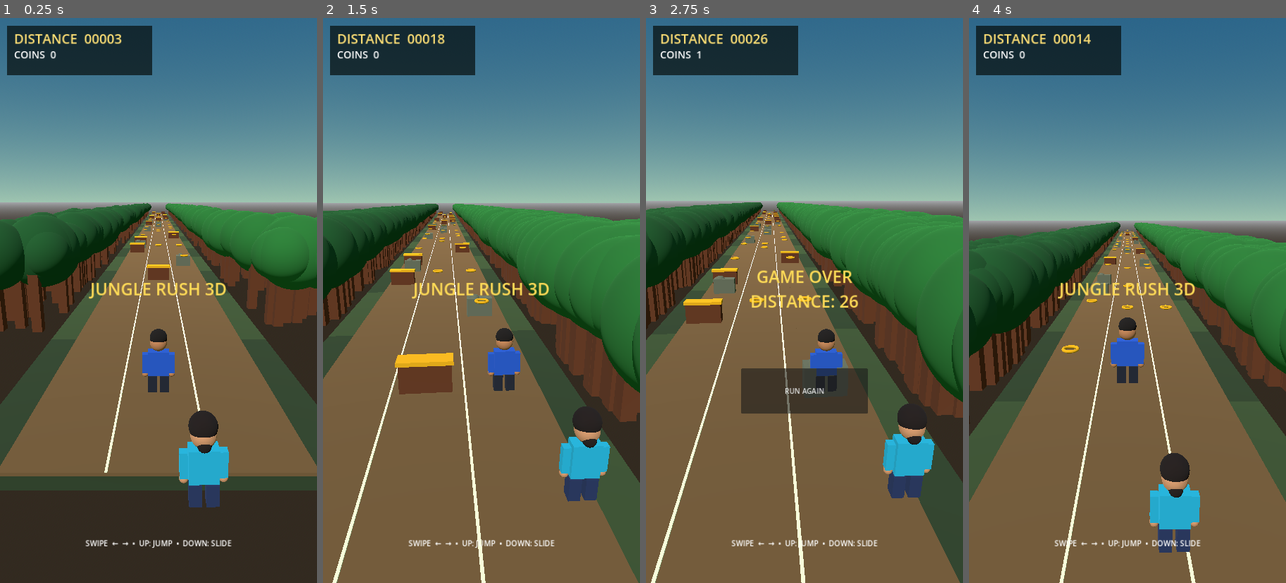
Above: before the commit, frames 1-4 (left to right).
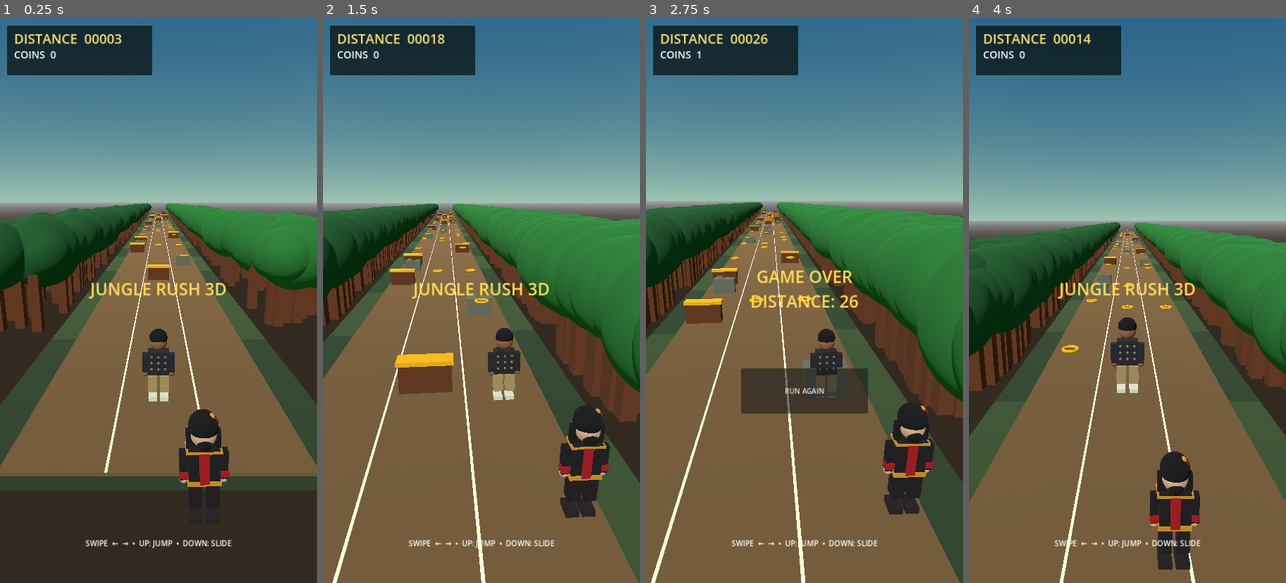
Above: after the commit, the same moments.

Repository: mannasubhadeep81-glitch/studious-octo-fishstick
Game: Godot game, scene res://main.tscn
Two runs of this game, one before a commit and one after it. Both use one fixed random seed, a clock stepped at 60 frames per second and the inputs below.
Inputs (mouse positions are in pixels of both pictures, inside the frame that each line leads up to):
- Up to frame 1 (0.25 s): no input
- Up to frame 2 (1.5 s): tap Enter at 0.5 s; move the mouse to (551, 272) at 0.52 s; hold Right 0.53-1.28 s; click (551, 272) at 0.67 s; tap Space at 0.77 s; move the mouse to (418, 328) at 1.27 s; hold Down from 1.28 s (still down)
- Up to frame 3 (2.75 s): tap Space at 1.52 s; move the mouse to (836, 176) at 2.02 s; release Down at 2.03 s; hold Right from 2.03 s (still down)
- Up to frame 4 (4 s): release Right at 2.75 s; click "RUN AGAIN" at 2.75 s; move the mouse to (1111, 413) at 3.52 s; hold Up from 3.53 s (still down); click (1111, 413) at 3.67 s; tap Space at 3.77 s

The runs differ from the first frame. In frame 1, 2.4% of the frame differs, in the area x 44-73%, y 55-87%; in frame 2, 2.7%; in frame 3, 2.5%; in frame 4, 2.8%, in the area x 44-74%, y 53-98%.

Commit message:
Match 3D runner characters to saved boy and warrior girl sheets

Diff:
--- a/jungle-rush-3d/scripts/main.gd
+++ b/jungle-rush-3d/scripts/main.gd
@@ -85,44 +85,63 @@
 	return node
 
 func _build_player() -> void:
-	# Procedural stylized 3D male runner; separate body parts allow a lightweight run animation.
+	# 3D stylized interpretation of the user's male reference: dark patterned shirt, tan cargo trousers, dark wavy hair and light sneakers.
 	player = Node3D.new()
 	player.name = "BoyRunner3D"
 	add_child(player)
-	var shirt := _mat(Color(0.12, 0.32, 0.78))
-	var pants := _mat(Color(0.10, 0.12, 0.18))
-	var skin := _mat(Color(0.72, 0.47, 0.31))
-	var hair := _mat(Color(0.08, 0.055, 0.035))
-	_box(player, Vector3(0.58, 0.70, 0.30), Vector3(0, 1.18, 0), shirt)
-	_sphere(player, 0.235, Vector3(0, 1.77, 0), skin)
-	_sphere(player, 0.24, Vector3(0, 1.91, -0.015), hair)
-	_box(player, Vector3(0.25, 0.48, 0.27), Vector3(-0.17, 0.57, 0), pants)
-	_box(player, Vector3(0.25, 0.48, 0.27), Vector3(0.17, 0.57, 0), pants)
-	_box(player, Vector3(0.16, 0.56, 0.17), Vector3(-0.37, 1.16, 0), shirt)
-	_box(player, Vector3(0.16, 0.56, 0.17), Vector3(0.37, 1.16, 0), shirt)
-	_sphere(player, 0.09, Vector3(-0.37, 0.84, 0), skin)
-	_sphere(player, 0.09, Vector3(0.37, 0.84, 0), skin)
+	var shirt := _mat(Color(0.12, 0.12, 0.14))
+	var pants := _mat(Color(0.64, 0.53, 0.36))
+	var skin := _mat(Color(0.55, 0.34, 0.23))
+	var hair := _mat(Color(0.035, 0.025, 0.02))
+	var shoe := _mat(Color(0.83, 0.82, 0.76))
+	var pattern := _mat(Color(0.46, 0.43, 0.37))
+	_box(player, Vector3(0.58, 0.68, 0.31), Vector3(0, 1.20, 0), shirt)
+	# Small light pattern accents on the shirt to echo the reference fabric.
+	for y in [1.40, 1.22, 1.04]:
+		for x in [-0.19, 0.0, 0.19]:
+			_sphere(player, 0.035, Vector3(x, y, 0.166), pattern)
+	_sphere(player, 0.235, Vector3(0, 1.79, 0), skin)
+	_sphere(player, 0.245, Vector3(0, 1.91, -0.015), hair)
+	_sphere(player, 0.10, Vector3(-0.15, 1.98, 0.06), hair)
+	_sphere(player, 0.10, Vector3(0.13, 1.98, 0.06), hair)
+	for side in [-1, 1]:
+		_box(player, Vector3(0.25, 0.49, 0.28), Vector3(0.17 * side, 0.57, 0), pants)
+		_box(player, Vector3(0.27, 0.13, 0.29), Vector3(0.17 * side, 0.47, 0), pants)
+		_box(player, Vector3(0.16, 0.54, 0.17), Vector3(0.37 * side, 1.17, 0), shirt)
+		_sphere(player, 0.09, Vector3(0.37 * side, 0.86, 0), skin)
+		_box(player, Vector3(0.24, 0.12, 0.36), Vector3(0.17 * side, 0.10, -0.04), shoe)
 	player.position = Vector3(0, 0, 0)
 
 func _build_follower() -> void:
-	# Procedural stylized 3D girl runner following the lead character.
+	# 3D stylized interpretation of the female black/red/gold warrior reference.
 	follower = Node3D.new()
 	follower.name = "GirlFollower3D"
 	add_child(follower)
-	var outfit := _mat(Color(0.10, 0.66, 0.84))
-	var shorts := _mat(Color(0.12, 0.18, 0.36))
-	var skin := _mat(Color(0.78, 0.54, 0.39))
-	var hair := _mat(Color(0.10, 0.055, 0.035))
-	_box(follower, Vector3(0.52, 0.64, 0.28), Vector3(0, 1.18, 0), outfit)
-	_sphere(follower, 0.22, Vector3(0, 1.73, 0), skin)
-	_sphere(follower, 0.245, Vector3(0, 1.87, -0.035), hair)
-	_sphere(follower, 0.12, Vector3(0, 1.62, 0.13), hair)
-	_box(follower, Vector3(0.22, 0.43, 0.24), Vector3(-0.15, 0.60, 0), shorts)
-	_box(follower, Vector3(0.22, 0.43, 0.24), Vector3(0.15, 0.60, 0), shorts)
-	_box(follower, Vector3(0.14, 0.50, 0.15), Vector3(-0.34, 1.18, 0), outfit)
-	_box(follower, Vector3(0.14, 0.50, 0.15), Vector3(0.34, 1.18, 0), outfit)
-	_sphere(follower, 0.08, Vector3(-0.34, 0.89, 0), skin)
-	_sphere(follower, 0.08, Vector3(0.34, 0.89, 0), skin)
+	var robe := _mat(Color(0.075, 0.045, 0.055))
+	var red := _mat(Color(0.62, 0.025, 0.07))
+	var gold := _mat(Color(0.88, 0.60, 0.16), 0.35)
+	var skin := _mat(Color(0.79, 0.62, 0.52))
+	var hair := _mat(Color(0.035, 0.022, 0.026))
+	var boot := _mat(Color(0.12, 0.08, 0.08))
+	_box(follower, Vector3(0.53, 0.66, 0.29), Vector3(0, 1.18, 0), robe)
+	_box(follower, Vector3(0.16, 0.58, 0.035), Vector3(0, 1.18, 0.16), red)
+	_box(follower, Vector3(0.57, 0.08, 0.33), Vector3(0, 0.89, 0), gold)
+	_sphere(follower, 0.22, Vector3(0, 1.75, 0), skin)
+	_sphere(follower, 0.25, Vector3(0, 1.90, -0.02), hair)
+	_sphere(follower, 0.13, Vector3(0, 1.67, 0.12), hair)
+	# Long hair locks and red/gold hair ornaments.
+	_box(follower, Vector3(0.12, 0.53, 0.13), Vector3(-0.23, 1.55, -0.02), hair)
+	_box(follower, Vector3(0.12, 0.53, 0.13), Vector3(0.23, 1.55, -0.02), hair)
+	_sphere(follower, 0.055, Vector3(0.13, 2.08, 0.02), gold)
+	_box(follower, Vector3(0.045, 0.30, 0.04), Vector3(0.19, 1.91, 0.04), red)
+	for side in [-1, 1]:
+		_box(follower, Vector3(0.22, 0.43, 0.24), Vector3(0.15 * side, 0.58, 0), robe)
+		_box(follower, Vector3(0.14, 0.52, 0.15), Vector3(0.34 * side, 1.17, 0), robe)
+		_box(follower, Vector3(0.16, 0.11, 0.18), Vector3(0.34 * side, 1.02, 0.02), red)
+		_sphere(follower, 0.08, Vector3(0.34 * side, 0.89, 0), skin)
+		_box(follower, Vector3(0.24, 0.12, 0.34), Vector3(0.15 * side, 0.10, -0.04), boot)
+	# Gold trim at shoulders and belt gives the silhouette a warrior-costume read.
+	_box(follower, Vector3(0.60, 0.045, 0.31), Vector3(0, 1.48, 0), gold)
 	follower.position = Vector3(0.8, 0, 4.2)
 func _build_camera() -> void:
 	camera = Camera3D.new()
